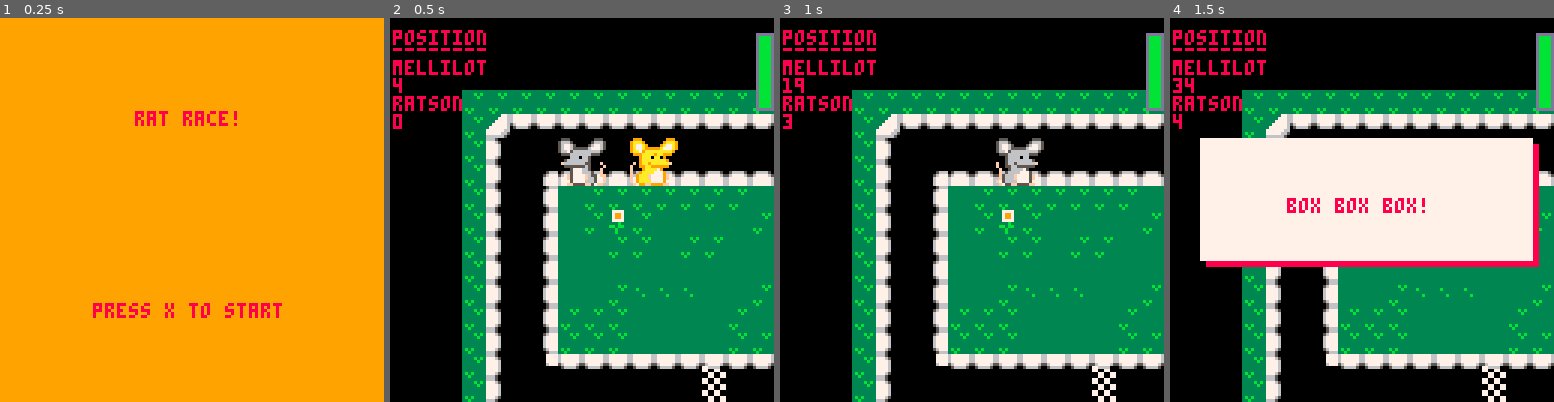
Above: before the commit, frames 1-4 (left to right).
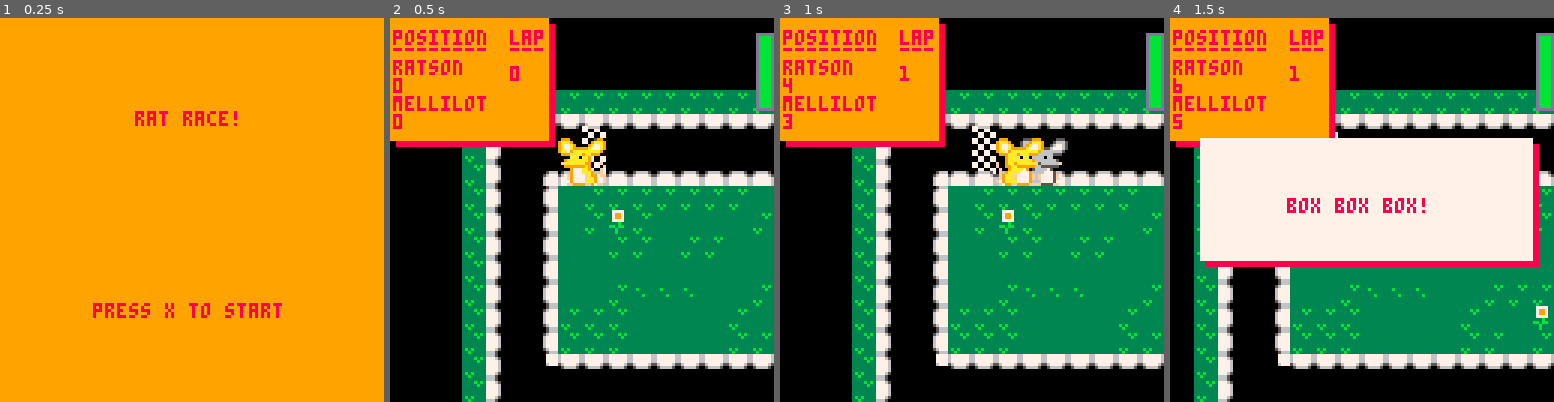
Above: after the commit, the same moments.

Repository: mmckendry/GrandPrixP8
Game: PICO-8 cartridge grandprix.p8
The game is run twice, just before and just after one commit, with the same random seed, the same clock (stepped at 60 frames per second) and the same inputs.
Inputs:
- Up to frame 1 (0.25 s): no input
- Up to frame 2 (0.5 s): tap X (X key) at 0.33 s
- Up to frame 3 (1 s): tap O (Z key) at 0.7 s
- Up to frame 4 (1.5 s): tap X (X key) at 1.07 s

Frame 1 is identical in both runs. In frame 2, 16% of the frame differs, in the area x 0-88%, y 0-100%; in frame 3, 15%; in frame 4, 25%, in the area x 0-100%, y 0-100%.

Commit message:
Add co-routines example, fix only one entity moving at a time

Diff:
--- /dev/null
+++ b/co_routines.lua
@@ -0,0 +1,30 @@
+local player_movement =function ()
+    for i=1,50 do
+      print("coroutine 1 " ..i)
+      coroutine.yield()
+    end
+  end
+
+  local opponent_movement = function ()
+    for i = 1,10 do
+      print("coroutine 2: " ..i)
+      coroutine.yield()
+    end
+  end
+
+  PLAYER = coroutine.create(player_movement)
+  OPPONENT = coroutine.create(opponent_movement)
+
+  for i = 1, 100 do
+    if (coroutine.status(OPPONENT) == "suspended" or coroutine.status(OPPONENT) == "dead") then
+      coroutine.resume(PLAYER)
+    end
+    if (coroutine.status(PLAYER) == "suspended") then
+      coroutine.resume(OPPONENT)
+    end
+  end
+
+-- Brief
+-- Two seperate methods where an entity is moving
+-- The first moves then yields and the second moves.
+-- Continue until there is a break (50 moves)
--- a/grandprix.p8
+++ b/grandprix.p8
@@ -1,13 +1,15 @@
 pico-8 cartridge // http://www.pico-8.com
-version 39
+version 41
 __lua__
 
  function _init()
   screenwidth=127
   screenheight=127
-  make_player()
+  make_entities()
   scene=0
   timer=0
+  player_speed=0
+  opponent_speed=0
   delay=0
   shake=0
   flag=0
@@ -17,13 +19,7 @@
   is_generated=false
   first=true
   textdelay=0
-  leaderboard={}
-  add(leaderboard, player)
-  add(leaderboard, opponent)
-  timer_obj={
-    elapsed=0,
-    delay=0
-  }
+  init_leaderboard()
  end
 
  function _update()
@@ -32,9 +28,6 @@
    title_update()
   elseif (scene==1) then
    move_player()
-   if(delay > 1) then
-    pathfinding(opponent,o)
-   end
    if (player["fuel"]!=0) then
     if (not in_pitlane) then
       if(flag == 8) then -- and if player
@@ -49,7 +42,10 @@
         --implement half speed in the pits
       end
     end
-      delay_in_seconds(0.3,pathfinding,player,p)
+
+    calculate_player_speed(0.2, pathfinding, player, p)
+    calculate_opponent_speed(0.21, pathfinding, opponent, o)
+
     end
    end
   elseif(scene==2) then
@@ -161,7 +157,7 @@
 end
 
 --update fuel
-function update_fuel()
+function update_fuel() -- needs a better implementation
  if(delay<60) then
   delay+=1
  end
@@ -173,19 +169,39 @@
  end
 end
 
-function delay_in_seconds(time_value, method, arg1, arg2)
+function deplay_in_seconds(time_value, method, arg1)
   local seconds = time_value * 30
-    if (timer_obj.delay >= seconds) then
+    if (delay >= seconds) then
+      delay = 0
+      method(arg1)
+    end
+  delay += 1
+end
+
+function calculate_player_speed(time_value, method, arg1, arg2)
+  local seconds = time_value * 30
+    if (player_speed >= seconds) then
+      player_speed = 0
       method(arg1, arg2)
-      timer_obj.elapsed = 0
-      timer_obj.delay = 0
     end
-  timer_obj.delay += 1
-  timer_obj.elapsed += 1
-end
+  player_speed += 1
+end
+
+function calculate_opponent_speed(time_value, method, arg1, arg2)
+  local seconds = time_value * 30
+    if (opponent_speed >= seconds) then
+      opponent_speed = 0
+      method(arg1, arg2)
+    end
+  opponent_speed += 1
+end
+
 
 --pathfinding for the player
 function pathfinding(car,direction)
+printh("Pathfinding: " ..car["name"], "picolog.txt", false, true)
+
+
  local up={}
  local down={}
  local left={}
@@ -267,9 +283,10 @@
 function metrics()
   local x=c.x*8
   local y=c.y*8
- -- rectfill(x,y+42,x+42,y+2,8)
- -- rectfill(x,y+40,x+40,y+0,9)
+  rectfill(x+2,y+42,x+54,y+2,8)
+  rectfill(x,y+40,x+52,y+0,9)
   display_leaderboard(x, y)
+  display_laps(x, y)
 end
 
 function display_leaderboard(x, y)
@@ -283,6 +300,15 @@
 
 function display_pit_message()
  print(pitmessage,p.x-10,p.y-10,14)
+end
+
+function display_laps()
+  local x=c.x*8
+  local y=c.y*8
+
+  print('lap', x+40, y+4, 8)
+  print('---', x+40, y+8, 8)
+  print(player.lap, x+40, y+16, 8)
 end
 
 function display_fuel()
@@ -365,7 +391,7 @@
 
 -->8
 --player functions
-function make_player()
+function make_entities()
  p={}
  p.d=0
  p.drive={[0]={64,66},{68,70},{96,98},{100,102}}
@@ -523,11 +549,21 @@
 
 function finish_update()
   if (btnp(❎)) then
-   scene=1
    //create method to flush game state
-   player.lap=0
-   opponent.lap=0
-  end
+    player.lap=0
+    opponent.lap=0
+    player.fuel=25
+    opponent.fuel=25
+    make_entities()
+    init_leaderboard()
+   scene=0
+  end
+end
+
+function init_leaderboard()
+  leaderboard = {}
+  add(leaderboard, player)
+  add(leaderboard, opponent)
 end
 __gfx__
 005555000008800000aaaa0067777776e888888e677777767700770000007777e888888e0cccccc066d666d600006777000000000000000000000000bbbbbbbb
@@ -732,9 +768,9 @@
 0000000000000000000000000000000000000000000000000000000000000000000000000000000000000000000000000000000000000000000000000000000000000000000000000000000000000000000000000000000000000000000000000000000000000000000000000000000000000000000000000000000000000000
 0000000000000000000000000000000000000000000000000000000000000000000000000000000000000000000000000000000000000000000000000000000000000000000000000000000000000000000000000000000000000000000000000000000000000000000000000000000000000000000000000000000000000000
 0000003838383838383838383838383838383838383838383838000000000000000000000000000000000000000000000000000000000000000000000000000000000000000000000000000000000000000000000000000000000000000000000000000000000000000000000000000000000000000000000000000000000000
-0000003822030303030303030303030303030303030303363838000000000000000000000000000000000000000000000000000000000000000000000000000000000000000000000000000000000000000000000000000000000000000000000000000000000000000000000000000000000000000000000000000000000000
-0000003830000000000000000000000000000000000000003638000000000000000000000000000000000000000000000000000000000000000000000000000000000000000000000000000000000000000000000000000000000000000000000000000000000000000000000000000000000000000000000000000000000000
-0000003830003313131313131313131313131313131311003138000000000000000000000000000000000000000000000000000000000000000000000000000000000000000000000000000000000000000000000000000000000000000000000000000000000000000000000000000000000000000000000000000000000000
+0000003822030303050303030303030303030303030303363838000000000000000000000000000000000000000000000000000000000000000000000000000000000000000000000000000000000000000000000000000000000000000000000000000000000000000000000000000000000000000000000000000000000000
+0000003830000000060000000000000000000000000000003638000000000000000000000000000000000000000000000000000000000000000000000000000000000000000000000000000000000000000000000000000000000000000000000000000000000000000000000000000000000000000000000000000000000000
+0000003830003313151313131313131313131313131311003138000000000000000000000000000000000000000000000000000000000000000000000000000000000000000000000000000000000000000000000000000000000000000000000000000000000000000000000000000000000000000000000000000000000000
 0000003830003129383838383838382938383838383830003138000000000000000000000000000000000000000000000000000000000000000000000000000000000000000000000000000000000000000000000000000000000000000000000000000000000000000000000000000000000000000000000000000000000000
 0000003830003129383938292929293829382929293830003138000000000000000000000000000000000000000000000000000000000000000000000000000000000000000000000000000000000000000000000000000000000000000000000000000000000000000000000000000000000000000000000000000000000000
 0000003830003129293838293838292929292929293830003138000000000000000000000000000000000000000000000000000000000000000000000000000000000000000000000000000000000000000000000000000000000000000000000000000000000000000000000000000000000000000000000000000000000000
@@ -742,9 +778,9 @@
 000000383000312929383a3a3a29293838383829383830003138000000000000000000000000000000000000000000000000000000000000000000000000000000000000000000000000000000000000000000000000000000000000000000000000000000000000000000000000000000000000000000000000000000000000
 0000003830003138383829292929382929393829292930003138000000000000000000000000000000000000000000000000000000000000000000000000000000000000000000000000000000000000000000000000000000000000000000000000000000000000000000000000000000000000000000000000000000000000
 0000003830003138383829292929383829383838293830003138000000000000000000000000000000000000000000000000000000000000000000000000000000000000000000000000000000000000000000000000000000000000000000000000000000000000000000000000000000000000000000000000000000000000
-0000003830000703030303030305030303030303030312003138000000000000000000000000000000000000000000000000000000000000000000000000000000000000000000000000000000000000000000000000000000000000000000000000000000000000000000000000000000000000000000000000000000000000
-0000003830000000000000000006000000000000000000003538000000000000000000000000000000000000000000000000000000000000000000000000000000000000000000000000000000000000000000000000000000000000000000000000000000000000000000000000000000000000000000000000000000000000
-0000003837131713131313131315131313131313131313353838000000000000000000000000000000000000000000000000000000000000000000000000000000000000000000000000000000000000000000000000000000000000000000000000000000000000000000000000000000000000000000000000000000000000
+0000003830000703030303030303030303030303030312003138000000000000000000000000000000000000000000000000000000000000000000000000000000000000000000000000000000000000000000000000000000000000000000000000000000000000000000000000000000000000000000000000000000000000
+000000383000000000000000001a000000000000000000003538000000000000000000000000000000000000000000000000000000000000000000000000000000000000000000000000000000000000000000000000000000000000000000000000000000000000000000000000000000000000000000000000000000000000
+0000003837131713131313131313131313131313131313353838000000000000000000000000000000000000000000000000000000000000000000000000000000000000000000000000000000000000000000000000000000000000000000000000000000000000000000000000000000000000000000000000000000000000
 0000003838383838383838383838383838383838383838383838000000000000000000000000000000000000000000000000000000000000000000000000000000000000000000000000000000000000000000000000000000000000000000000000000000000000000000000000000000000000000000000000000000000000
 
 
